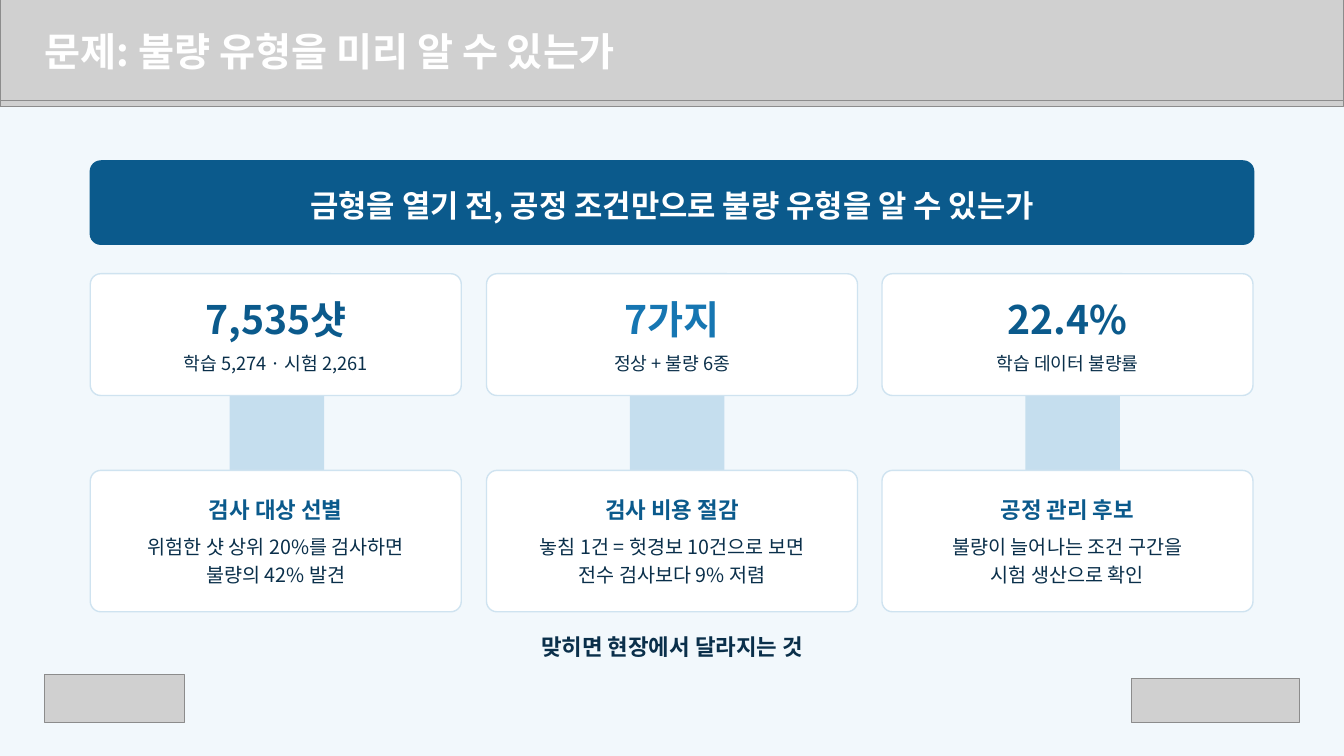
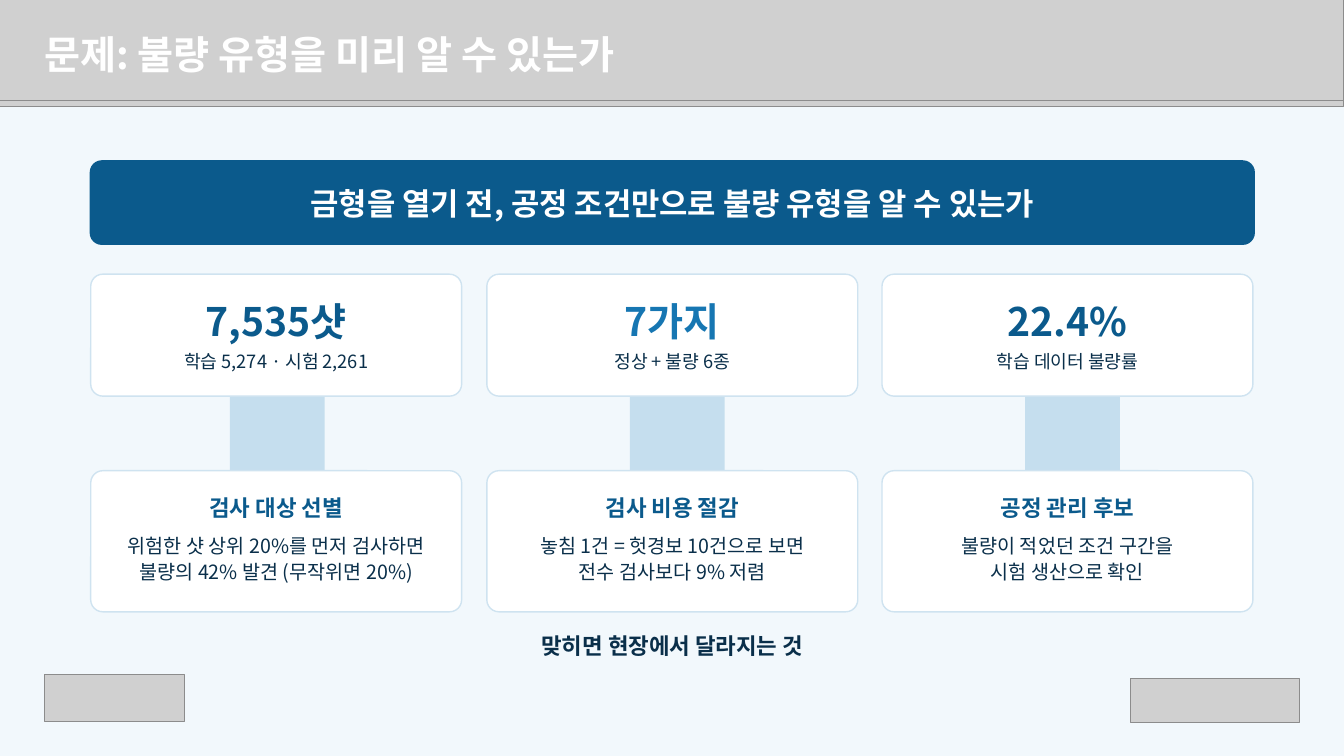
Before and after one commit to hajin-eng/team1-deeplearning, a slide deck: slide 2 of 최종프로젝트_학생배포/보고서/발표자료_1조.pptx. Drawn at 1344x756 pixels with LibreOffice and Linux fonts; fonts in the diff are those of the drawing; grey boxes stand for pictures. Boxes give left, top, right and bottom in pixels: in the first picture for what was removed or moved away, otherwise in the second. Text is boxed around its words. In the diff, an @@ line names an element or a change of style, - is before the commit and + after.

Commit message:
README·requirements 추가, 발표 자료를 최종본으로 교체, 옛 웹 보고서와 절대경로 스크립트 삭제

```diff
--- a/최종프로젝트_학생배포/보고서/발표자료_1조.pptx
+++ b/최종프로젝트_학생배포/보고서/발표자료_1조.pptx
@@ text "문제: 불량 유형을 미리 알 ..." at [44, 36, 614, 72]: line spacing 36.4pt to 1.1; vertical alignment top to middle @@
@@ rounded rectangle "금형을 열기 전, 공정 조건만으로 ..." at [90, 160, 1255, 245]: line spacing 30.8pt to 1.05; proportions changed @@
@@ line spacing 33.6pt to 1.1 in 3 elements at [206, 303, 347, 345], [1008, 306, 1128, 337], [625, 303, 720, 340] @@
@@ line spacing 18.2pt to 1.1 in 3 elements at [184, 352, 368, 372], [997, 353, 1138, 370], [614, 353, 730, 370] @@
@@ proportions changed in 6 elements at [91, 274, 462, 396], [487, 274, 858, 396], [882, 274, 1253, 396], [91, 471, 462, 612], [487, 471, 858, 612], [882, 471, 1253, 612] @@
@@ line spacing 19.2pt to 1.1 in 3 elements at [209, 497, 343, 518], [606, 497, 739, 518], [1001, 497, 1134, 518] @@
@@ text at [128, 536, 424, 583]: text changed @@
-위험한 샷 상위 20%를 검사하면
-불량의 42% 발견
+위험한 샷 상위 20%를 먼저 검사하면
+불량의 42% 발견 (무작위면 20%)
@@ text "놓침 1건 = 헛경보 10건으로 ..." at [540, 536, 804, 581]: line spacing 19.6pt to 1.1 @@
@@ text "불량이 적었던 조건 구간을": place and size @@
-text "불량이 적었던 조건 구간을" at [952, 537, 1182, 584]
+text "불량이 적었던 조건 구간을" at [961, 536, 1173, 581]
@@ text at [961, 536, 1173, 555]: text changed @@
-불량이 늘어나는 조건 구간을
+불량이 적었던 조건 구간을
@@ text at [991, 562, 1144, 581]: line spacing 19.6pt to 1.1 @@
```
Also in this commit, not shown: 11 other slides changed, 8 slides added, 1 slide removed, 7 other files.
